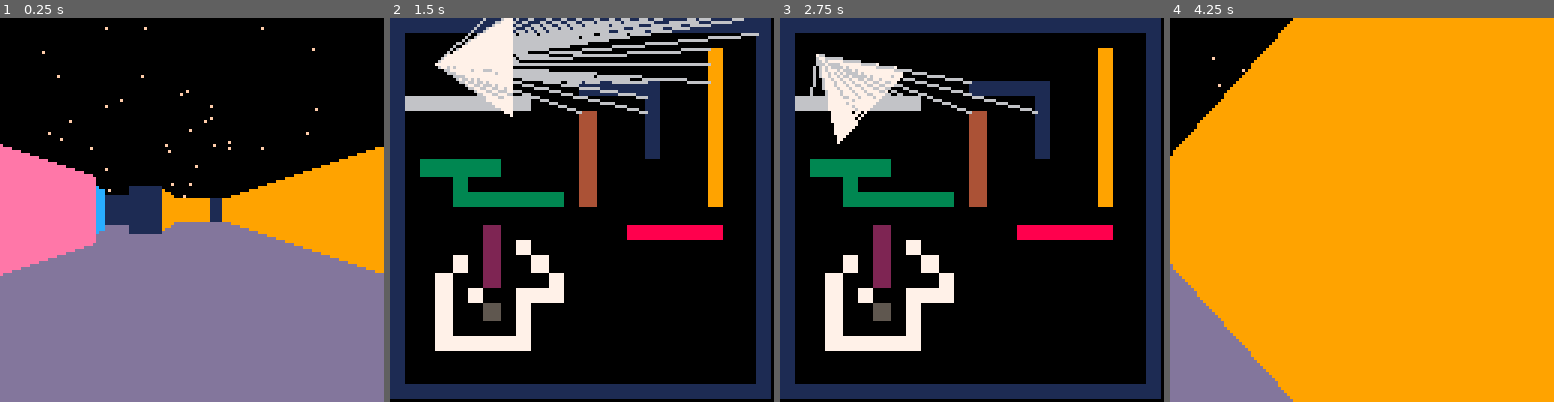
Above: before the commit, frames 1-4 (left to right).
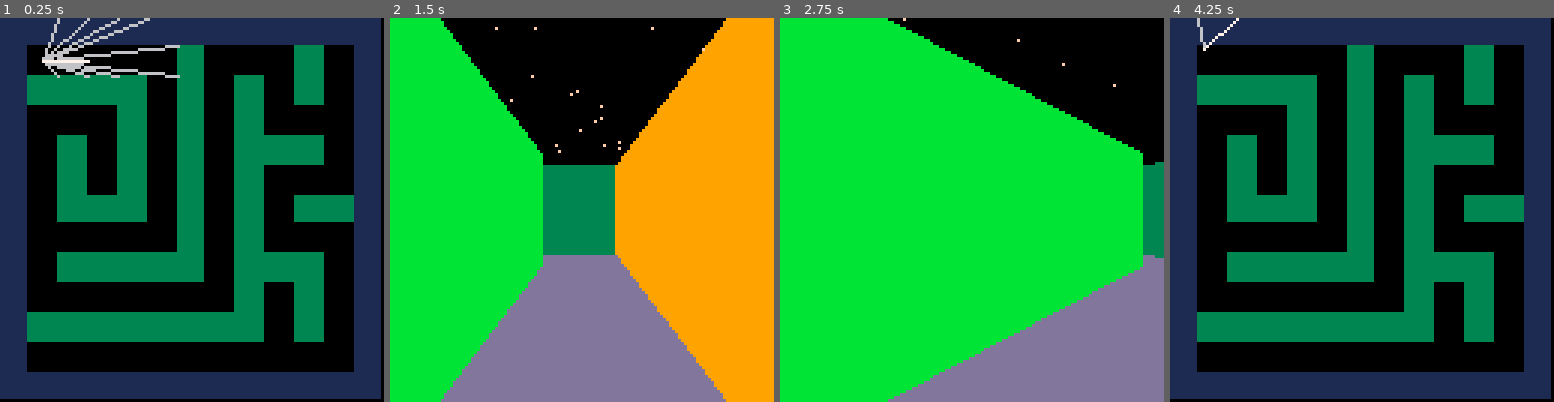
Above: after the commit, the same moments.

Repository: hypp/ld48
Game: PICO-8 cartridge carts/ld48.p8
Two runs of this game, one before a commit and one after it. Both use one fixed random seed, a clock stepped at 60 frames per second and the inputs below.
Inputs:
- Up to frame 1 (0.25 s): no input
- Up to frame 2 (1.5 s): tap O (Z key) at 0.33, 0.7, 1.43 s; tap X (X key) at 1.07 s
- Up to frame 3 (2.75 s): hold Left 1.97-2.37 s; tap X (X key) at 2.07, 2.4, 2.73 s; tap O (Z key) at 2.22 s; hold Down from 2.42 s (still down)
- Up to frame 4 (4.25 s): release Down at 2.82 s; hold Right 2.87-3.53 s; tap X (X key) every 0.33 s from 3.07 to 4.07 s; tap O (Z key) at 3.1, 3.98 s; hold Up 3.58-4.08 s; hold Right from 4.13 s (still down)

The runs differ from the first frame. In frame 1, 83% of the frame differs, in the area x 0-100%, y 0-100%; in frame 2, 90%; in frame 3, 91%; in frame 4, 99%.

Commit message:
generate labyrinth

Diff:
--- a/carts/ld48.p8
+++ b/carts/ld48.p8
@@ -13,6 +13,10 @@
 
 drawmode = 0
 render_type = 1
+
+level_width = 12
+level_height = 12
+
 
 level1_map = {
   {1,1,1,1,1,1,1,1,1,1,1,1,1,1,1,1,1,1,1,1,1,1,1,1},
@@ -73,11 +77,112 @@
     {8,9,10,11,12,13,14,15,0,1, 2, 3, 4, 5, 6, 7},
 }
 
+N=1
+S=2
+E=4
+W=8
+DX         = { [E] = 1, [W] = -1, [N] =  0, [S] = 0 }
+DY         = { [E] = 0, [W] =  0, [N] = -1, [S] = 1 }
+OPPOSITE   = { [E] = W, [W] =  E, [N] =  S, [S] = N }
+
+function carve_passages_from(current_x,current_y,grid)
+-- TODO randomize
+    height = #grid
+    width = #grid[0]
+
+    directions = {N, S, W, E}
+    -- shuffle
+    for i=#directions,1,-1 do
+        rnd_card=ceil(rnd(i))
+        directions[i],directions[rnd_card]=directions[rnd_card],directions[i]
+    end
+    for direction in all(directions) do
+        new_x = current_x + DX[direction]
+        new_y = current_y + DY[direction]
+        if new_y >= 0 and new_y <= height and new_x >= 0 and new_x <= width and grid[new_y][new_x] == 0 then
+        -- valid
+            grid[current_y][current_x] |= direction
+            grid[new_y][new_x] |= OPPOSITE[direction]
+            -- recurse
+            carve_passages_from(new_x,new_y,grid)
+        end
+    end
+end
+
+function generate_maze()
+    height = flr((level_height)/2)
+    width = flr((level_width)/2)
+
+    -- init maze
+    maze = {}
+    for y=0,height-1 do
+        maze[y] = {}
+        for x=0,width-1 do
+            maze[y][x] = 0
+        end
+    end
+
+    carve_passages_from(0,0,maze)
+end
+
+function generate_level()
+    generate_maze()
+
+    -- clear map
+    map_height = level_height
+    if map_height % 2 == 0 then
+        map_height += 1
+    end
+    map_width = level_width+1
+    if map_width % 2 == 0 then
+        map_width += 1
+    end
+    level1_map = {}
+    for i=1,map_height do
+        level1_map[i] = {}
+        for j=1,map_width do
+            color = 3
+            if i == 1 or j == 1 or i == map_height or j == map_width then
+                color = 1
+            end
+            level1_map[i][j] = color
+        end
+    end
+
+    -- convert maze to map
+    map_y = 2
+    maze_y = 0
+    maze_x = 0
+
+    for maze_y=0,#maze do
+        map_x = 2
+        for maze_x=0,#maze[0] do
+            cell = maze[maze_y][maze_x]
+            level1_map[map_y][map_x] = 0
+            if cell & N == N then
+                level1_map[map_y-1][map_x] = 0
+            end
+            if cell & S == S then
+                level1_map[map_y+1][map_x] = 0
+            end
+            if cell & W == W then
+                level1_map[map_y][map_x-1] = 0
+            end
+            if cell & E == E then
+                level1_map[map_y][map_x+1] = 0
+            end
+
+            map_x += 2
+        end
+        map_y += 2
+    end
+
+end
 
 function init_player()
     player={}
-    player.x = 3
-    player.y = 3
+    player.x = 1.5
+    player.y = 1.5
     player.angle = 0
     player.direction_x = 0
     player.direction_y = 0
@@ -120,16 +225,17 @@
 
      if point.y <= 0 then
         add(sphere.points,point)
-    end
-
-    end
-
+     end
+    end
 end
 
 function game_init()
     init_camera()
     init_player()
     init_sphere()
+
+    generate_level()
+    drawmode = 1
 end
 
 function game_update()
@@ -207,6 +313,23 @@
 
     add(sphere.rotated_points, point)
   end
+
+end
+
+
+
+function game_draw_test()
+    cls(0)
+
+    y = 0
+    for row in all(maze) do
+        x = 0
+        for cell in all(row) do
+            print(cell,x,y,15)
+            x += 8
+        end
+        y += 8
+    end
 
 end
 
@@ -268,9 +391,9 @@
         x_dir = ray_direction_x*25
         y_dir = ray_direction_y*25
 
-        if drawmode == 1 then
-            line(player.x*tile_width,player.y*tile_height,player.x*tile_width+x_dir,player.y*tile_height+y_dir,7)
-        end
+--        if drawmode == 1 then
+--            line(player.x*tile_width,player.y*tile_height,player.x*tile_width+x_dir,player.y*tile_height+y_dir,7)
+--        end
 
         map_x = flr(player.x)
         map_y = flr(player.y)
